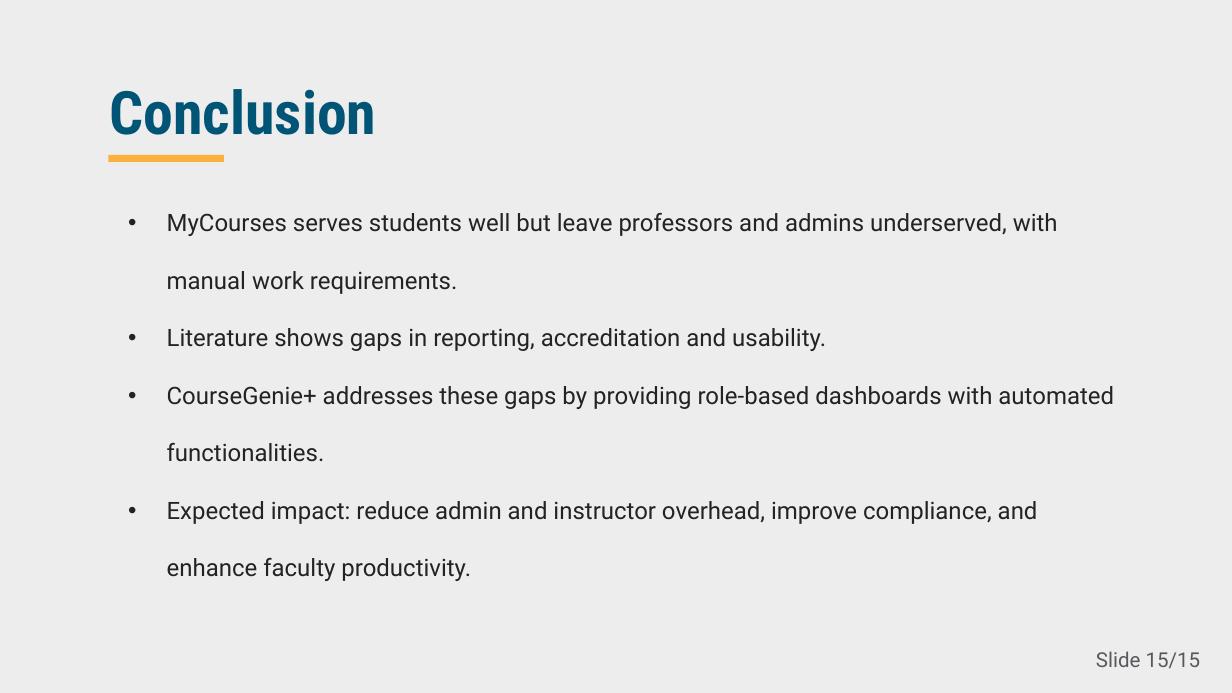
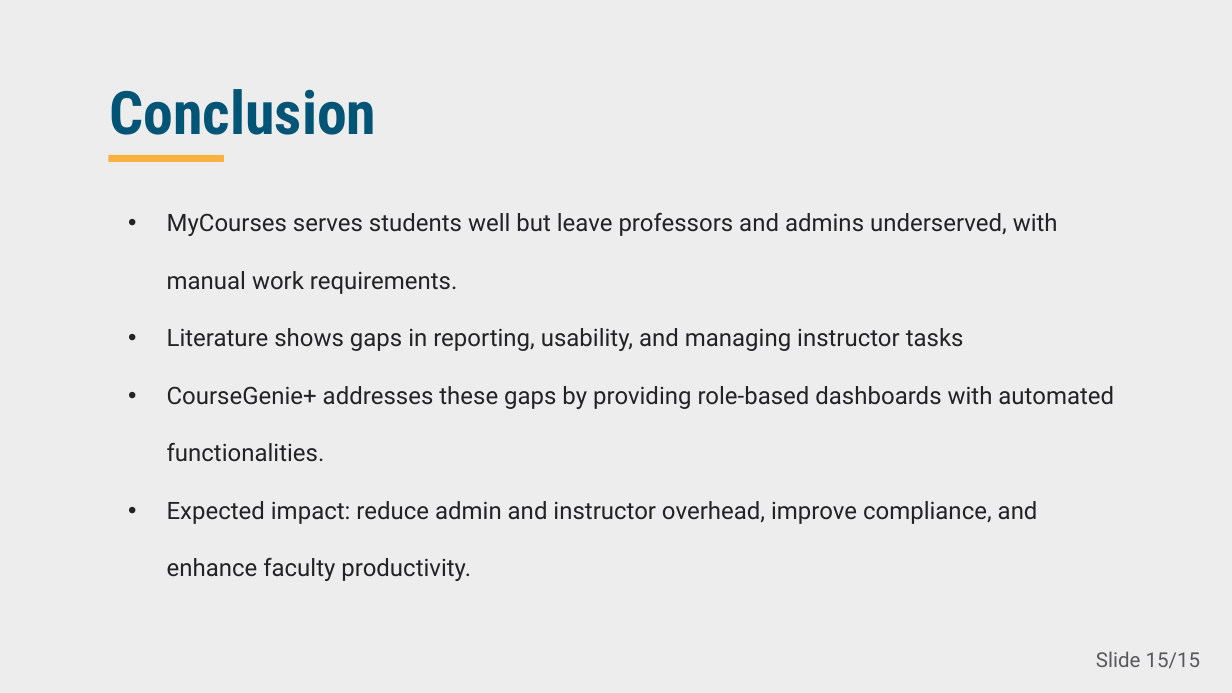
Before and after one commit to JeedaKotob/courseGenie, a slide deck: slide 15 of Deliverable2/Deliverable2_PPT_CourseGenie+.pptx. Drawn at 1232x693 pixels with LibreOffice and Linux fonts; fonts in the diff are those of the drawing; background and template pictures are left out. Boxes give left, top, right and bottom in pixels: in the first picture for what was removed or moved away, otherwise in the second. Text is boxed around its words. In the diff, an @@ line names an element or a change of style, - is before the commit and + after.

```diff
--- a/Deliverable2/Deliverable2_PPT_CourseGenie+.pptx
+++ b/Deliverable2/Deliverable2_PPT_CourseGenie+.pptx
@@ text at <box>167,328,964,351</box>: text changed @@
-• Literature shows gaps in reporting, accreditation and usability.
+• Literature shows gaps in reporting, usability, and managing instructor tasks
```
Also in this commit, not shown: 4 other slides changed, 1 other file.
